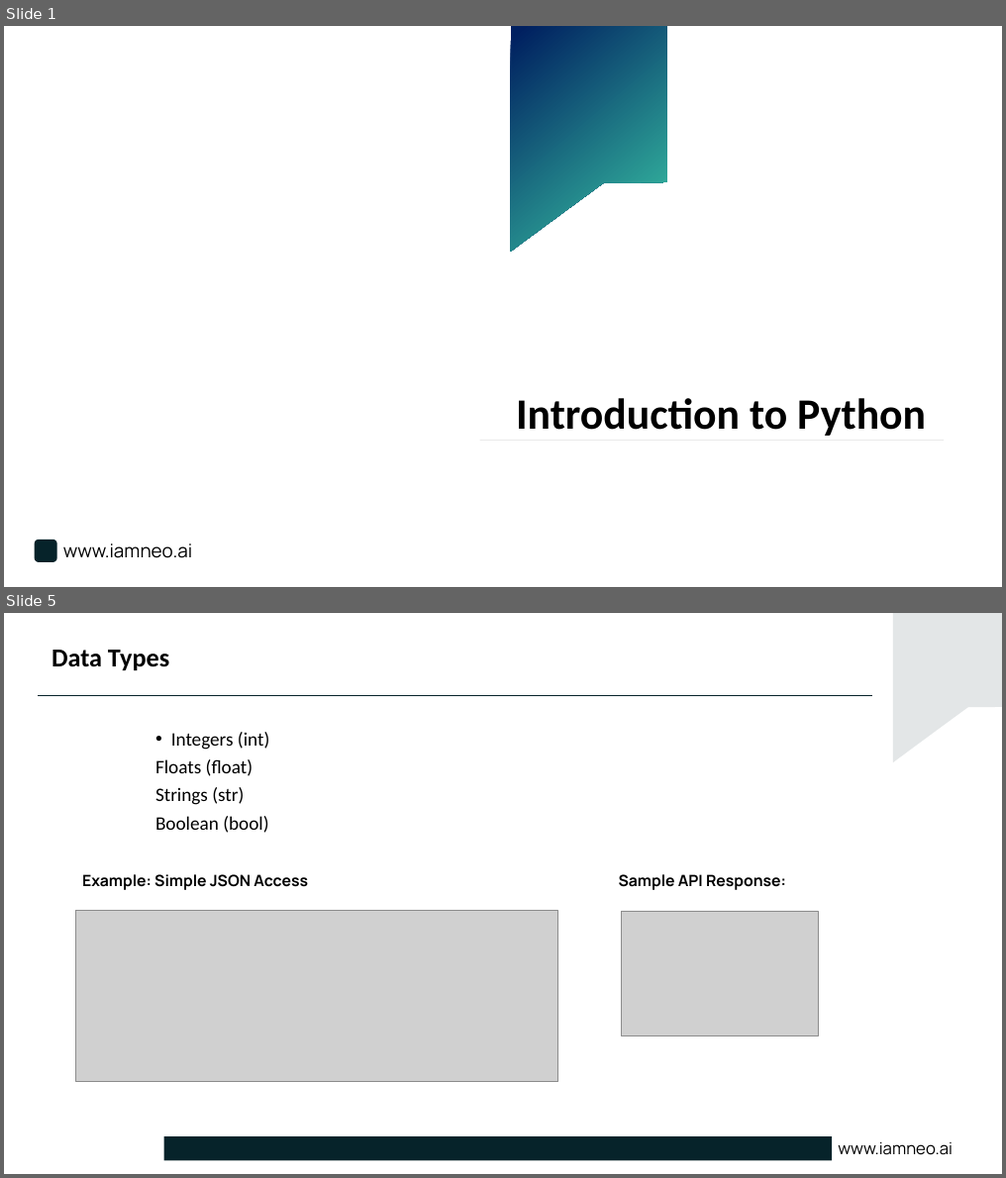
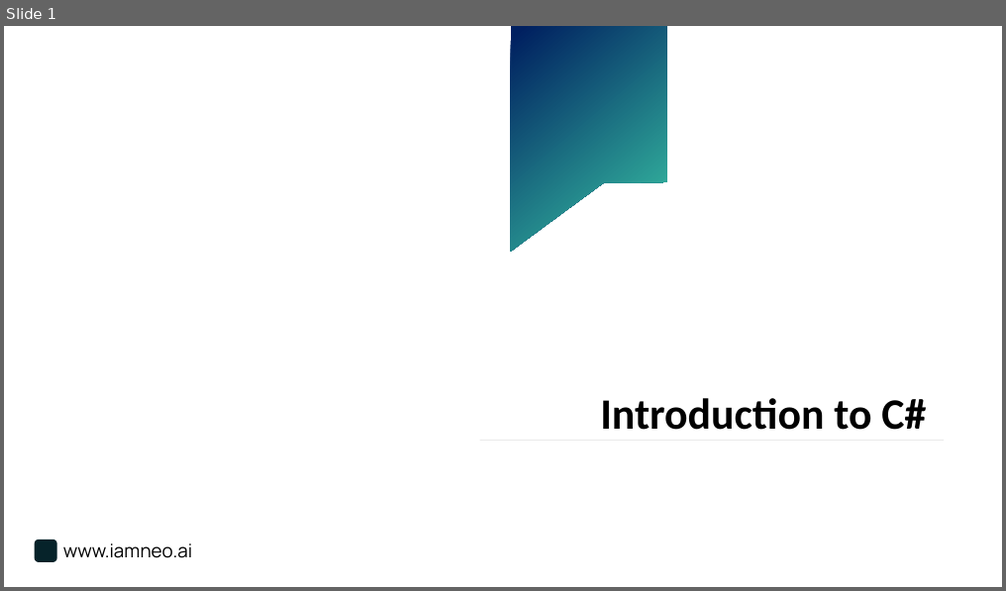
Before and after one commit to DivakarSathees/PptxGenerator-python, a slide deck: Cloud_Trends_2025.pptx. Shown one above the other, each under a label of ours: slides 1 and 5 before the commit, slide 1 after it; the slides between them are not shown. The pictures are 1006x1178 and 1006x591 pixels, drawn with LibreOffice and Linux fonts; fonts in the diff are those of the drawing; grey boxes stand for pictures; background and template pictures are left out. Boxes give left, top, right and bottom in pixels: in the first picture for what was removed or moved away, otherwise in the second. Text is boxed around its words. In the diff, an @@ line names an element or a change of style, - is before the commit and + after.

```diff
--- a/Cloud_Trends_2025.pptx
+++ b/Cloud_Trends_2025.pptx
@@ slide 5 removed at box(4, 613, 1002, 1174), background #FFFFFF @@
@@ freeform shape removed at box(893, 613, 1002, 762) @@
@@ title removed at box(52, 650, 169, 670) @@
-Data Types
@@ line removed from (38, 696) to (872, 696) @@
@@ text removed at box(155, 732, 269, 833) @@
-• Integers (int)
-Floats (float)
-Strings (str)
-Boolean (bool)
@@ text removed at box(82, 874, 308, 890) @@
-Example: Simple JSON Access
@@ text removed at box(619, 874, 786, 890) @@
-Sample API Response:
@@ picture removed at box(75, 911, 557, 1081) @@
@@ picture removed at box(622, 911, 818, 1036) @@
@@ rectangle removed at box(164, 1137, 833, 1160) @@
@@ text removed at box(838, 1143, 952, 1156) @@
-www.iamneo.ai
@@ slide 1 changed as well @@
@@ text at box(600, 398, 926, 430): text changed @@
-Introduction to Python
+Introduction to C#
```
Also in this commit, not shown: 4 slides added, 10 other slides removed, 11 other files.
